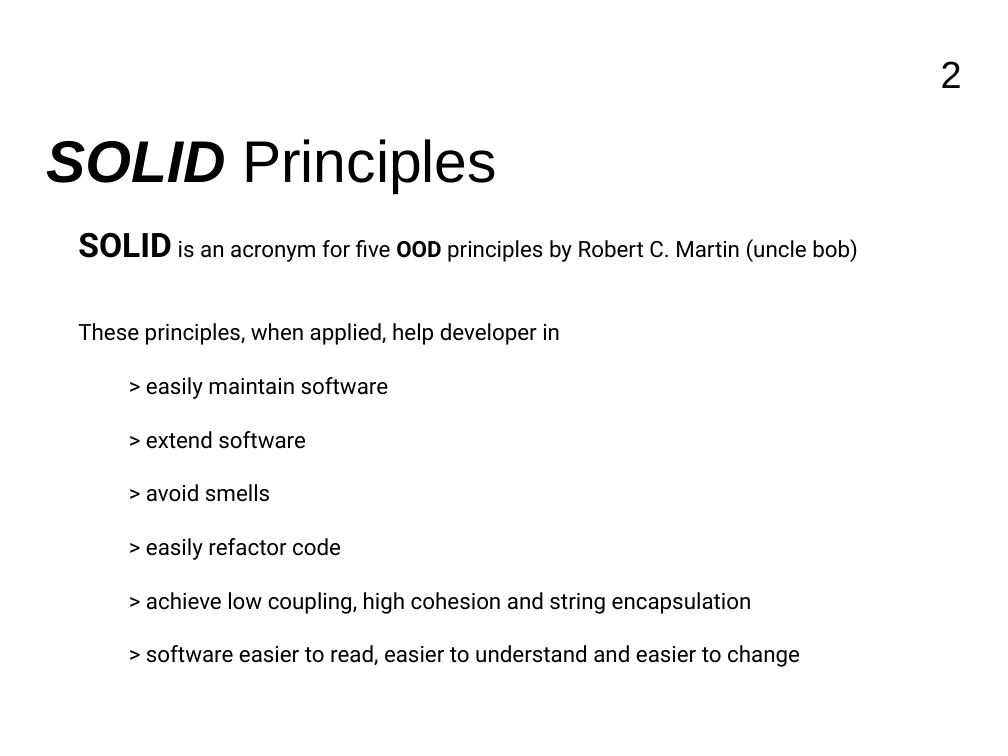
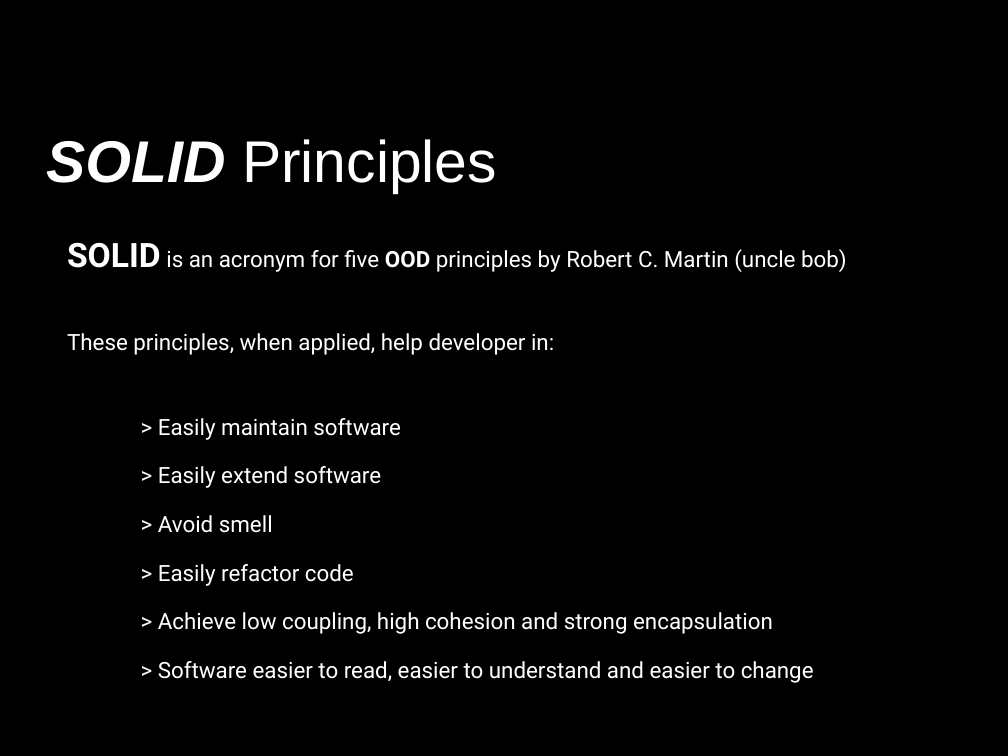
Before and after one commit to FrancoMelandri/SOLID, a slide deck: slide 2 of docs/solid.pptx. Drawn at 1008x756 pixels with LibreOffice and Linux fonts; fonts in the diff are those of the drawing. Boxes give left, top, right and bottom in pixels: in the first picture for what was removed or moved away, otherwise in the second. Text is boxed around its words. In the diff, an @@ line names an element or a change of style, - is before the commit and + after.

```diff
--- a/docs/solid.pptx
+++ b/docs/solid.pptx
@@ background #FFFFFF to #000000 @@
@@ page number removed at bbox=[941, 61, 962, 88] @@
-2
@@ text "SOLID Principles" at bbox=[46, 139, 497, 193]: text colour #000000 to #FFFFFF @@
@@ text "SOLID is an acronym for ...": place and size @@
-text "SOLID is an acronym for ..." at bbox=[78, 232, 858, 667]
+text "SOLID is an acronym for ..." at bbox=[67, 242, 847, 355]
@@ text at bbox=[67, 242, 847, 272]: text colour #000000 to #FFFFFF in "SOLID is an acronym for five OOD ..." @@
@@ text at bbox=[67, 333, 554, 355]: text changed; text colour #000000 to #FFFFFF @@
-These principles, when applied, help developer in
-> easily maintain software
-> extend software
-> avoid smells
-> easily refactor code
-> achieve low coupling, high cohesion and string encapsulation
-> software easier to read, easier to understand and easier to change
+These principles, when applied, help developer in:
@@ text added at bbox=[158, 418, 400, 440], 16 pt, text #FFFFFF @@
+> Easily maintain software
@@ text added at bbox=[158, 466, 381, 488], 16 pt, text #FFFFFF @@
+> Easily extend software
@@ text added at bbox=[158, 515, 273, 533], 16 pt, text #FFFFFF @@
+> Avoid smell
@@ text added at bbox=[158, 564, 354, 586], 16 pt, text #FFFFFF @@
+> Easily refactor code
@@ text added at bbox=[158, 612, 773, 634], 16 pt, text #FFFFFF @@
+> Achieve low coupling, high cohesion and strong encapsulation
@@ text added at bbox=[158, 661, 814, 683], 16 pt, text #FFFFFF @@
+> Software easier to read, easier to understand and easier to change
```
Also in this commit, not shown: 52 other slides changed.
